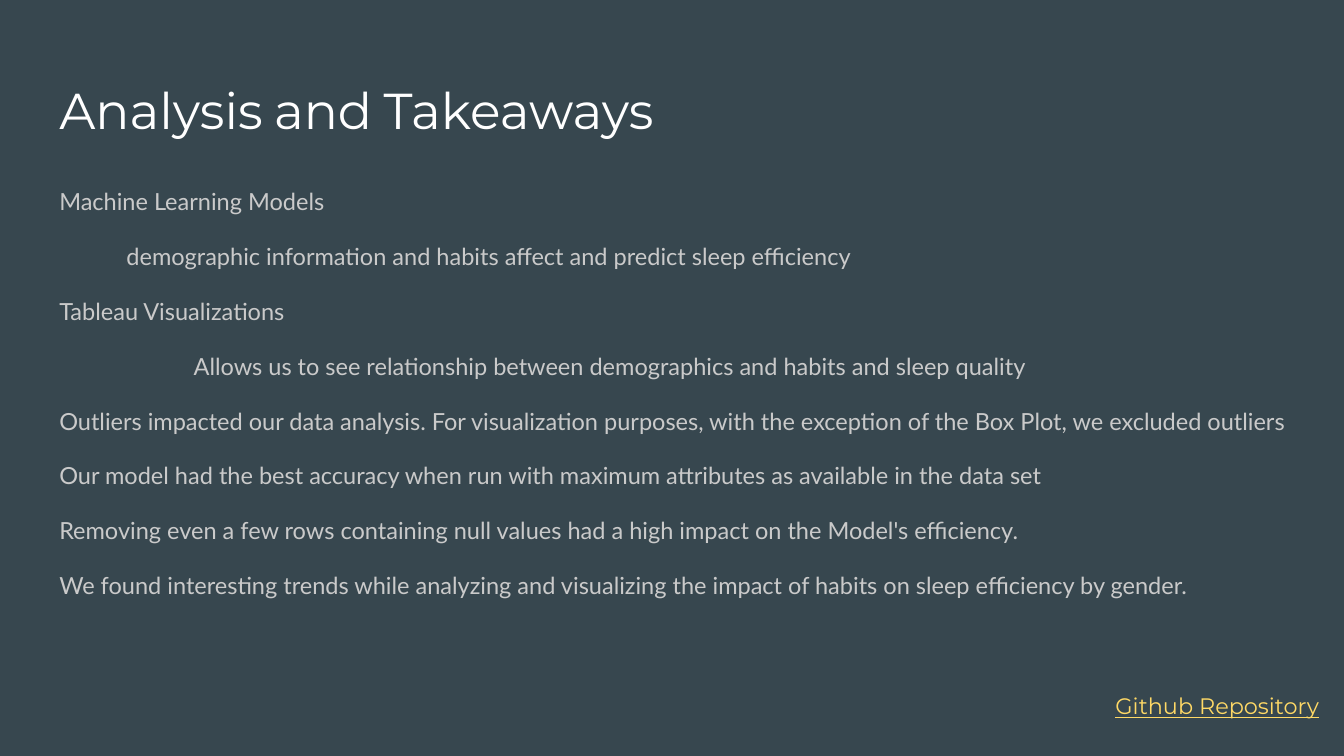
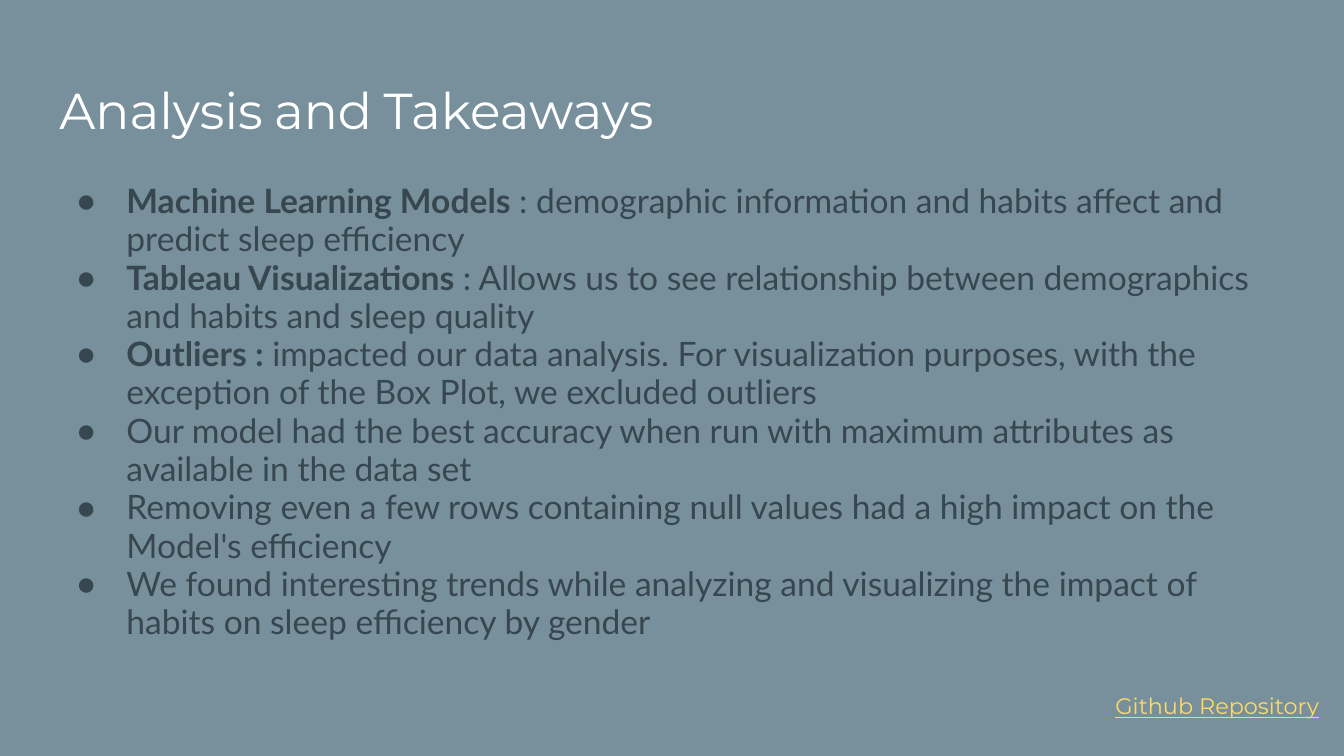
Before and after one commit to IB2MS/Project_4, a slide deck: slide 12 of Sleep Efficiency Analysis and Modeling.pptx (slide 10 before the commit). Drawn at 1344x756 pixels with LibreOffice and Linux fonts; fonts in the diff are those of the drawing. Boxes give left, top, right and bottom in pixels: in the first picture for what was removed or moved away, otherwise in the second. Text is boxed around its words. In the diff, an @@ line names an element or a change of style, - is before the commit and + after.

```diff
--- a/Sleep Efficiency Analysis and Modeling.pptx
+++ b/Sleep Efficiency Analysis and Modeling.pptx
@@ background #37474F to #78909C @@
@@ text at (x1=126, y1=188, x2=1249, y2=410): text changed; size 12.6 to 18 pt; text colour #CACACA to #37474F @@
-Machine Learning Models
-demographic information and habits affect and predict sleep efficiency
-Tableau Visualizations
-Allows us to see relationship between demographics and habits and sleep quality
-Outliers impacted our data analysis. For visualization purposes, with the exception of the Box Plot, we excluded outliers
+● Machine Learning Models : demographic information and habits affect and predict sleep efficiency
+● Tableau Visualizations : Allows us to see relationship between demographics and habits and sleep quality
+● Outliers : impacted our data analysis. For visualization purposes, with the exception of the Box Plot, we excluded outliers
@@ text at (x1=126, y1=418, x2=1174, y2=481): size 12.6 to 18 pt, text colour #CACACA to #37474F in "Our model had the best accuracy when ..."; bullet none to ●; line spacing 1.15 to 0.95; less space between paragraphs @@
@@ text at (x1=126, y1=494, x2=1214, y2=640): text changed; size 12.6 to 18 pt; text colour #CACACA to #37474F @@
-Removing even a few rows containing null values had a high impact on the Model's efficiency.
-We found interesting trends while analyzing and visualizing the impact of habits on sleep efficiency by gender.
+● Removing even a few rows containing null values had a high impact on the Model's efficiency
+● We found interesting trends while analyzing and visualizing the impact of habits on sleep efficiency by gender
```
Also in this commit, not shown: 9 other slides changed, 3 slides added, 1 slide removed.
